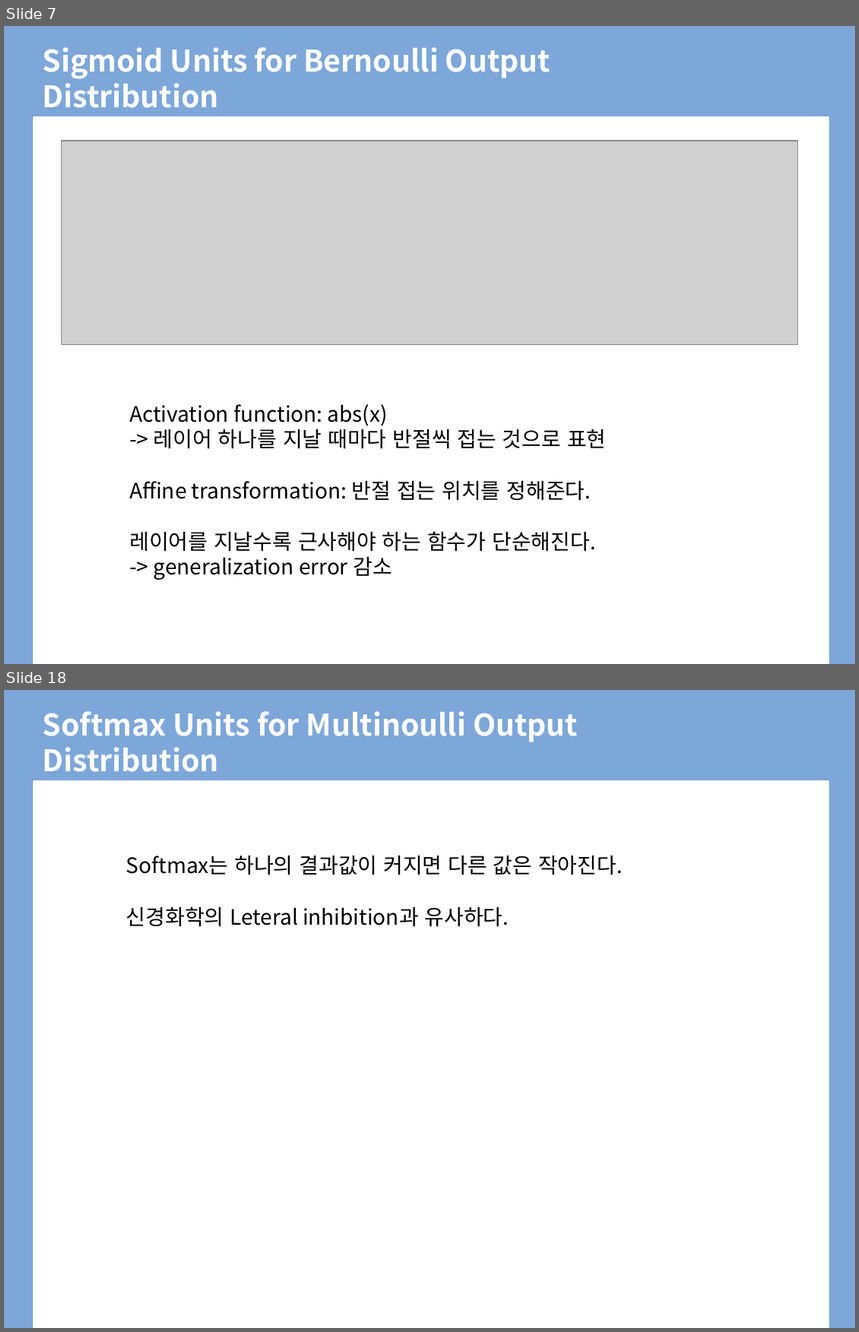
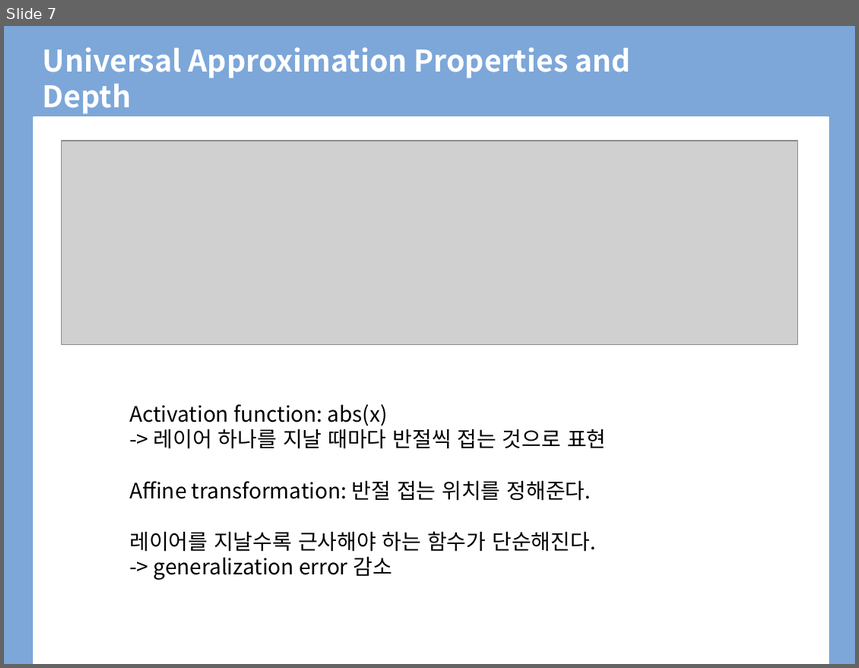
Before and after one commit to BLINK-ONCE/Storage, a slide deck: files/presentation/ppt/6.4 Architecture Design.pptx. Shown one above the other, each under a label of ours: slides 7 and 18 before the commit, slide 7 after it; the slides between them are not shown. The pictures are 859x1332 and 859x668 pixels, drawn with LibreOffice and Linux fonts; fonts in the diff are those of the drawing; grey boxes stand for pictures; background and template pictures are left out. Boxes give left, top, right and bottom in pixels: in the first picture for what was removed or moved away, otherwise in the second. Text is boxed around its words. In the diff, an @@ line names an element or a change of style, - is before the commit and + after.

```diff
--- a/files/presentation/ppt/6.4 Architecture Design.pptx
+++ b/files/presentation/ppt/6.4 Architecture Design.pptx
@@ slide 18 removed at [4, 690, 855, 1328], background #FFFFFF; not listed: 2 template elements that a slide beside it also shows @@
@@ title removed at [43, 711, 578, 772] @@
-Softmax Units for Multinoulli Output Distribution
@@ text removed at [126, 856, 623, 927] @@
-Softmax는 하나의 결과값이 커지면 다른 값은 작아진다.
-신경화학의 Leteral inhibition과 유사하다.
@@ slide 7 changed as well @@
@@ title at [43, 47, 631, 114]: text changed @@
-Sigmoid Units for Bernoulli Output Distribution
+Universal Approximation Properties and Depth
```
Also in this commit, not shown: 5 other slides changed, 6 slides added, 19 other slides removed, 1 other file.
